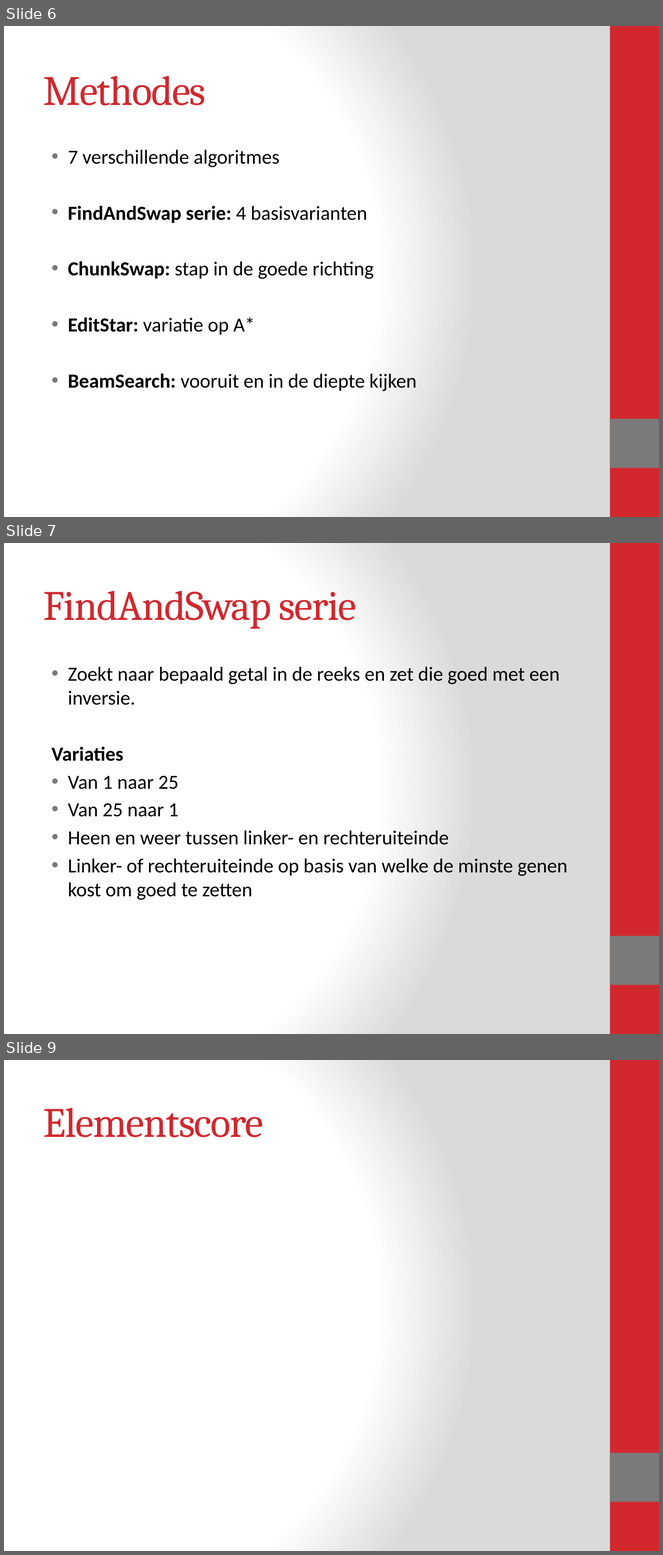
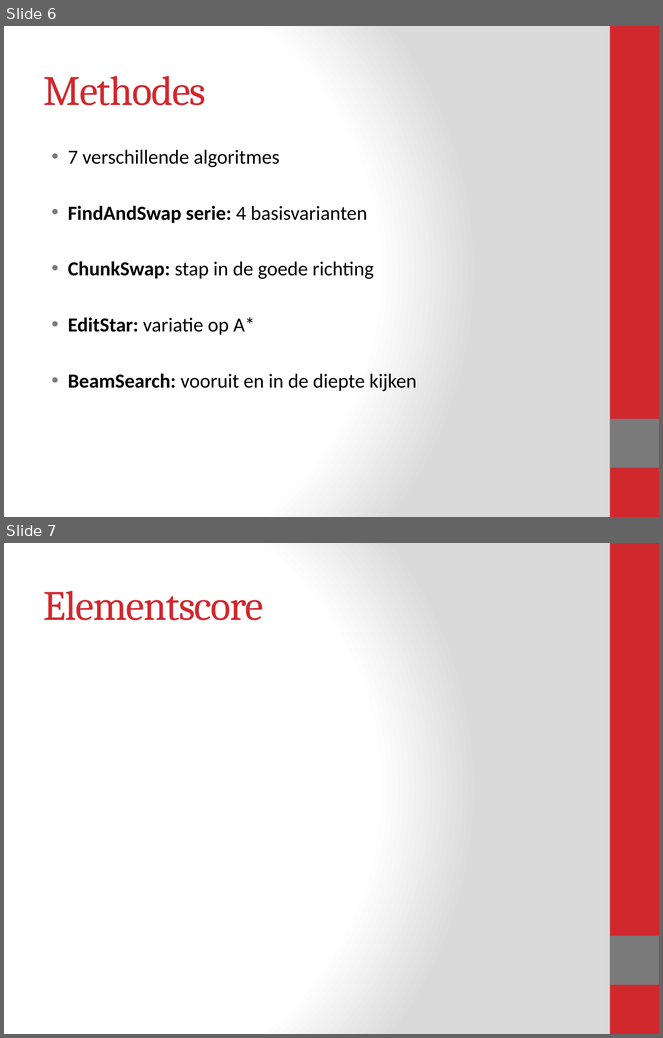
Before and after one commit to Blomr/Fruitvliegen, a slide deck: Fruitvliegen_Presentatie.pptx. Shown one above the other, each under a label of ours: slides 6, 7 and 9 before the commit, slides 6 and 7 after it; the slides between them are not shown. The pictures are 663x1555 and 663x1038 pixels, drawn with LibreOffice and Linux fonts; fonts in the diff are those of the drawing. Boxes give left, top, right and bottom in pixels: in the first picture for what was removed or moved away, otherwise in the second. Text is boxed around its words. In the diff, an @@ line names an element or a change of style, - is before the commit and + after.

```diff
--- a/Fruitvliegen_Presentatie.pptx
+++ b/Fruitvliegen_Presentatie.pptx
@@ slide 7 removed at (4, 543, 659, 1034), background gradient #FFFFFF to #DADADA; not listed: 2 template elements that a slide beside it also shows @@
@@ title removed at (44, 591, 357, 629) @@
-FindAndSwap serie
@@ text removed at (51, 667, 568, 900) @@
-• Zoekt naar bepaald getal in de reeks en zet die goed met een inversie.
-Variaties
-• Van 1 naar 25
-• Van 25 naar 1
-• Heen en weer tussen linker- en rechteruiteinde
-• Linker- of rechteruiteinde op basis van welke de minste genen kost om goed te zetten
@@ what was slide 9 is now slide 7 @@
```
Also in this commit, not shown: 1 slide changed, 1 other slide removed, 4 other files.
